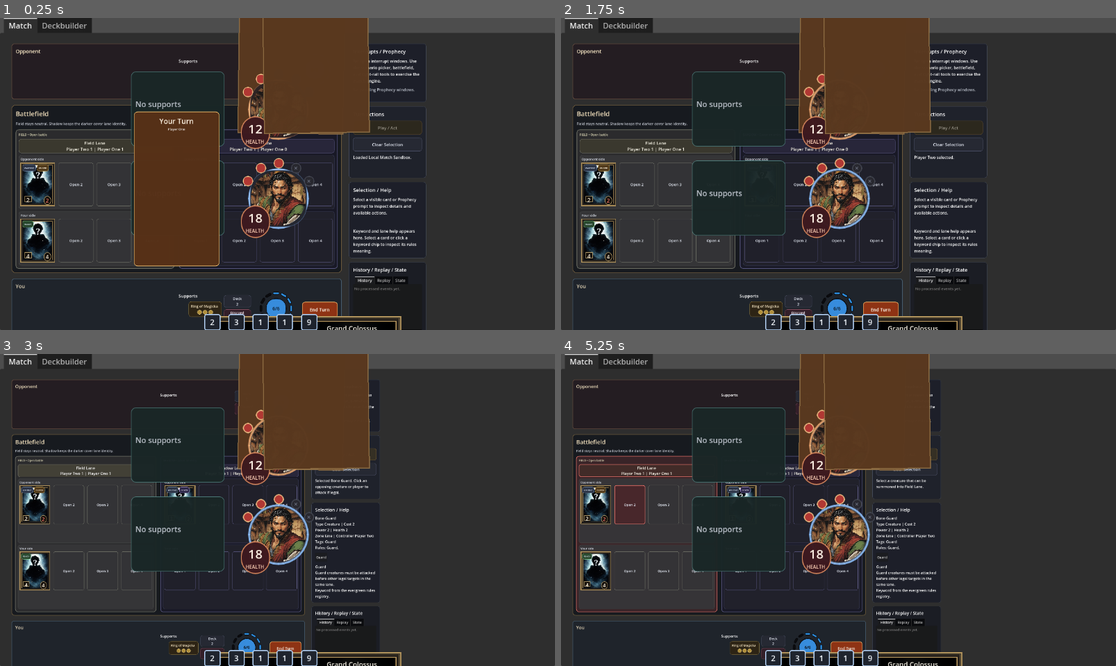
Above: before the commit, frames 1-4 (two rows, left to right).
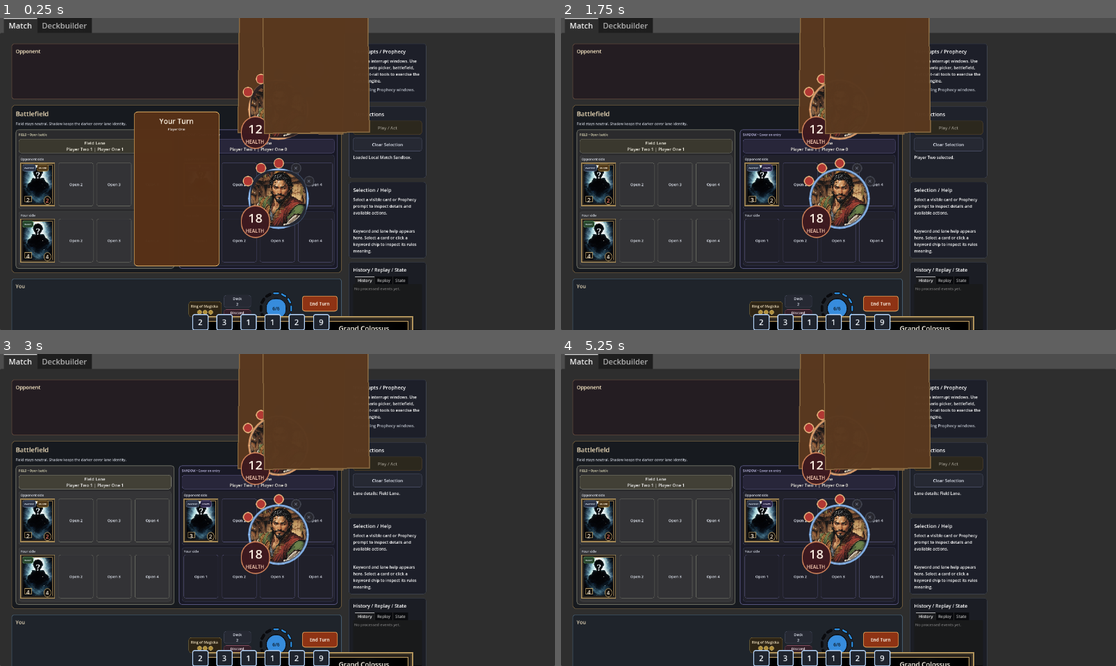
Above: after the commit, the same moments.

Repository: FlinnBurgess/elder-scrolls-legends
Game: Godot game, scene res://scenes/bootstrap/bootstrap.tscn
Two runs of this game, one before a commit and one after it. Both use one fixed random seed, a clock stepped at 60 frames per second and the inputs below.
Inputs (mouse positions are in pixels of both pictures, inside the frame that each line leads up to):
- Up to frame 1 (0.25 s): no input
- Up to frame 2 (1.75 s): click "Deck 2" at 0.5 s; click "Discard 1" at 1.25 s
- Up to frame 3 (3 s): click "Field Lane Player Two 1 | Pla…" at 2 s; click (38, 519) at 2.75 s
- Up to frame 4 (5.25 s): click (905, 453) at 3.5 s, where only the run before the commit has a clickable "Play / Act"; click (905, 453) at 4.25 s, where only the run before the commit has a clickable "Play / Act"; click "Open 2" at 5 s

The runs differ from the first frame. In frame 1, 1.8% of the frame differs, in the area x 23-75%, y 13-100%; in frame 2, 4.5%; in frame 3, 13%; in frame 4, 14%, in the area x 2-77%, y 8-100%.

Commit message:
Make support area invisible with supports growing leftward from avatar
Replace the visible support panel with an invisible Control container.
Supports now form a right-aligned row that grows leftward from the
player avatar. Add Battle Drum support to default scenario for testing
multiple supports side by side.

Co-Authored-By: Claude Opus 4.6 <noreply@anthropic.com>

Diff:
--- a/src/ui/match_debug_scenarios.gd
+++ b/src/ui/match_debug_scenarios.gd
@@ -161,6 +161,20 @@
 			"effects": [{"op": "grant_keyword", "target": "event_target", "keyword_id": EvergreenRules.KEYWORD_GUARD}],
 		}],
 	})
+	ScenarioFixtures.add_hand_card(player_one, "battle_drum", {
+		"name": "Battle Drum",
+		"card_type": "support",
+		"cost": 2,
+		"rarity": "rare",
+		"activation_cost": 1,
+		"support_uses": 3,
+		"rules_text": "Activate: Give a creature Guard.",
+		"triggered_abilities": [{
+			"family": MatchTiming.FAMILY_ACTIVATE,
+			"required_zone": "support",
+			"effects": [{"op": "grant_keyword", "target": "event_target", "keyword_id": EvergreenRules.KEYWORD_GUARD}],
+		}],
+	})
 	ScenarioFixtures.add_hand_card(player_one, "grand_colossus", {
 		"name": "Grand Colossus",
 		"card_type": "creature",
--- a/src/ui/match_screen.gd
+++ b/src/ui/match_screen.gd
@@ -911,37 +911,19 @@
 	rows.size_flags_vertical = SIZE_SHRINK_CENTER
 	content_row.add_child(rows)
 
-	var support_box := VBoxContainer.new()
-	support_box.custom_minimum_size = Vector2(192, 0)
-	support_box.add_theme_constant_override("separation", 8)
-	rows.add_child(support_box)
-
-	var support_label := Label.new()
-	support_label.text = "Supports"
-	support_label.add_theme_font_size_override("font_size", 17)
-	support_box.add_child(support_label)
-
-	var support_surface := PanelContainer.new()
+	var support_surface := Control.new()
 	support_surface.name = "%s_support_surface" % player_id
-	support_surface.custom_minimum_size = Vector2(0, 156)
-	support_surface.size_flags_horizontal = SIZE_EXPAND_FILL
 	support_surface.focus_mode = Control.FOCUS_NONE
 	support_surface.gui_input.connect(_on_support_surface_gui_input.bind(player_id))
-	support_box.add_child(support_surface)
-
-	var support_margin := MarginContainer.new()
-	support_margin.add_theme_constant_override("margin_left", 8)
-	support_margin.add_theme_constant_override("margin_top", 8)
-	support_margin.add_theme_constant_override("margin_right", 8)
-	support_margin.add_theme_constant_override("margin_bottom", 8)
-	support_surface.add_child(support_margin)
+	rows.add_child(support_surface)
 
 	var support_row := HBoxContainer.new()
 	support_row.name = "%s_support_row" % player_id
 	support_row.add_theme_constant_override("separation", 8)
-	support_row.size_flags_horizontal = SIZE_EXPAND_FILL
+	support_row.alignment = BoxContainer.ALIGNMENT_END
+	support_row.set_anchors_and_offsets_preset(Control.PRESET_FULL_RECT)
 	support_row.mouse_filter = Control.MOUSE_FILTER_IGNORE
-	support_margin.add_child(support_row)
+	support_surface.add_child(support_row)
 
 	# End turn button – bottom-right of local player section
 	if not is_opponent:
@@ -1064,9 +1046,8 @@
 		support_surface.size_flags_vertical = 0
 		var avatar_w := 200.0
 		var avatar_h := 188.0
-		var support_w := 192.0
-		var support_h: float = support_surface.custom_minimum_size.y
 		var avatar_gap := 12.0
+		var support_h := 96.0
 		# Force avatar to its intended size immediately so internal layout is stable
 		avatar_component.size = Vector2(avatar_w, avatar_h)
 		if is_opponent:
@@ -1077,10 +1058,11 @@
 			avatar_component.offset_right = avatar_w * 0.5
 			avatar_component.offset_top = top_y
 			avatar_component.offset_bottom = top_y + avatar_h
-			# Support to the left of the avatar
+			# Supports row to the left of the avatar, right-aligned to grow leftward
+			var support_right := -avatar_w * 0.5 - avatar_gap
 			support_surface.set_anchors_preset(PRESET_CENTER_TOP)
-			support_surface.offset_left = -avatar_w * 0.5 - avatar_gap - support_w
-			support_surface.offset_right = -avatar_w * 0.5 - avatar_gap
+			support_surface.offset_right = support_right
+			support_surface.offset_left = support_right - 600.0
 			support_surface.offset_top = top_y + (avatar_h - support_h) * 0.5
 			support_surface.offset_bottom = top_y + (avatar_h + support_h) * 0.5
 		else:
@@ -1091,10 +1073,11 @@
 			avatar_component.offset_right = avatar_w * 0.5
 			avatar_component.offset_top = -avatar_h - bottom_margin
 			avatar_component.offset_bottom = -bottom_margin
-			# Support to the left of the avatar
+			# Supports row to the left of the avatar, right-aligned to grow leftward
+			var support_right := -avatar_w * 0.5 - avatar_gap
 			support_surface.set_anchors_preset(PRESET_CENTER_BOTTOM)
-			support_surface.offset_left = -avatar_w * 0.5 - avatar_gap - support_w
-			support_surface.offset_right = -avatar_w * 0.5 - avatar_gap
+			support_surface.offset_right = support_right
+			support_surface.offset_left = support_right - 600.0
 			support_surface.offset_top = -avatar_h - bottom_margin + (avatar_h - support_h) * 0.5
 			support_surface.offset_bottom = -avatar_h - bottom_margin + (avatar_h + support_h) * 0.5
 
@@ -1454,23 +1437,6 @@
 	_apply_panel_style(panel, fill, border, 2 if interaction_state != "default" else 1, 10)
 
 
-func _apply_support_surface_style(panel: PanelContainer, player_id: String) -> void:
-	if panel == null:
-		return
-	var fill := Color(0.1, 0.15, 0.15, 0.96)
-	var border := Color(0.34, 0.55, 0.54, 0.9)
-	var interaction_state := _support_surface_interaction_state(player_id)
-	if _should_dim_local_surface(player_id) and interaction_state == "default":
-		fill = fill.darkened(0.18)
-		border = border.darkened(0.14)
-	if interaction_state == "valid":
-		fill = fill.lightened(0.06)
-		border = Color(0.74, 0.94, 0.68, 1.0)
-	elif interaction_state == "invalid":
-		fill = fill.lerp(Color(0.28, 0.12, 0.14, 0.98), 0.56)
-		border = Color(0.98, 0.48, 0.44, 1.0)
-	_apply_panel_style(panel, fill, border, 2 if interaction_state != "default" else 1, 10)
-
 
 
 func _locked_surface_modulate(locked: bool, muted: bool) -> Color:
@@ -1602,8 +1568,7 @@
 		discard_button.text = _pile_button_text("Discard", player.get("discard", []).size())
 		discard_button.tooltip_text = _pile_button_tooltip(player, MatchMutations.ZONE_DISCARD)
 
-		var support_surface: PanelContainer = section["support_surface"]
-		_apply_support_surface_style(support_surface, player_id)
+		var support_surface: Control = section["support_surface"]
 		support_surface.tooltip_text = _support_surface_tooltip(player_id)
 		support_surface.mouse_default_cursor_shape = Control.CURSOR_POINTING_HAND if _support_surface_interaction_state(player_id) == "valid" else Control.CURSOR_ARROW
 
@@ -1611,10 +1576,6 @@
 		_clear_children(support_row)
 		for support in player.get("support", []):
 			support_row.add_child(_build_card_button(support, true, "support"))
-		if support_row.get_child_count() == 0:
-			var placeholder := _build_placeholder_label("No supports")
-			placeholder.mouse_filter = Control.MOUSE_FILTER_IGNORE
-			support_row.add_child(placeholder)
 
 		var hand_row: Control = section["hand_row"]
 		_clear_children(hand_row)
--- a/tests/match_ui_runner.gd
+++ b/tests/match_ui_runner.gd
@@ -89,7 +89,6 @@
 	var field_player_row := screen.find_child("field_player_1_lane_row", true, false) as HBoxContainer
 	var battlefield_title := _find_label_with_text(screen, "Battlefield")
 	var actions_title := _find_label_with_text(screen, "Turn Actions")
-	var supports_title := _find_label_with_text(screen, "Supports")
 	var row_label := _find_first_label(field_player_row_panel)
 	return (
 		_assert(match_layout != null, "Expected a named match layout root.") and
@@ -123,8 +122,7 @@
 			_assert(_panel_background_brightness(shadow_lane_panel) < _panel_background_brightness(field_lane_panel), "Shadow lane should keep a darker ambient treatment than the Field lane.") and
 			_assert(battlefield_title != null and battlefield_title.get_theme_font_size("font_size") >= 24, "Battlefield heading should use stronger typography.") and
 		_assert(actions_title != null and actions_title.get_theme_font_size("font_size") >= 20, "Action heading should use stronger typography.") and
-		_assert(supports_title != null and supports_title.get_theme_font_size("font_size") >= 17, "Section labels should be more readable than the previous pass.") and
-			_assert(row_label != null and row_label.get_theme_font_size("font_size") >= 13, "Lane row labels should stay readable after the compact battlefield rebalance.") and
+		_assert(row_label != null and row_label.get_theme_font_size("font_size") >= 13, "Lane row labels should stay readable after the compact battlefield rebalance.") and
 		_assert(play_button != null and play_button.get_theme_font_size("font_size") >= 17, "Primary action buttons should use larger type.") and
 			_assert(field_lane_header != null and field_lane_header.get_theme_font_size("font_size") >= 17, "Lane headers should stay readable after the compact battlefield rebalance.") and
 		_assert(field_player_row != null and field_player_row.alignment == BoxContainer.ALIGNMENT_CENTER, "Lane rows should center their slot groups instead of bunching into a corner.") and
@@ -194,13 +192,11 @@
 func _test_placeholder_layout_stability(screen: MatchScreen) -> bool:
 	if not _assert(screen.load_scenario("local_match"), "Local match scenario should reload for placeholder verification."):
 		return false
-	var no_supports := _find_label_with_text(screen, "No supports")
 	var no_prophecy := _find_label_with_text(screen, "No pending Prophecy windows.")
 	var active_player := _active_player(screen.get_match_state())
 	var summon_card := _find_hand_card(active_player, "Field Guardian")
 	var select_ok := screen.select_card(str(summon_card.get("instance_id", "")))
 	screen.clear_selection()
-	var no_supports_after := _find_label_with_text(screen, "No supports")
 	var no_prophecy_after := _find_label_with_text(screen, "No pending Prophecy windows.")
 	if not _assert(screen.load_scenario("support_lab"), "Support lab should load for empty-hand placeholder verification."):
 		return false
@@ -214,9 +210,7 @@
 	var hand_empty_after := _find_label_with_text(screen, "Hand empty")
 	return (
 		_assert(select_ok, "Selecting a normal card should still work during placeholder verification.") and
-		_assert(_placeholder_has_width_protection(no_supports), "Support placeholders should reserve horizontal width.") and
 		_assert(_placeholder_has_width_protection(no_prophecy), "Prompt placeholders should reserve horizontal width.") and
-		_assert(_placeholder_has_width_protection(no_supports_after), "Support placeholders should stay width-protected after unrelated selection refreshes.") and
 		_assert(_placeholder_has_width_protection(no_prophecy_after), "Prompt placeholders should stay width-protected after unrelated selection refreshes.") and
 		_assert(_placeholder_has_width_protection(hand_empty), "Empty-hand placeholders should reserve horizontal width.") and
 		_assert(select_support_ok, "Selecting a support-lab card should still work during placeholder verification.") and
